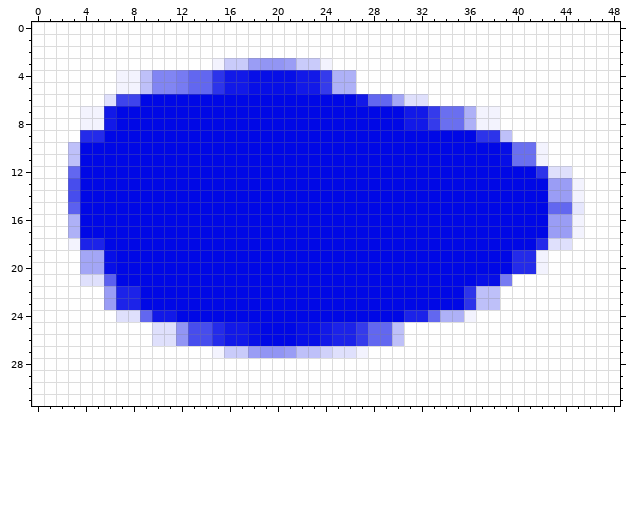
Pixel-art sprite: img/b1.png. This is how it looked before the edit.
The file is 49x32 pixels. Colours within 5 levels of each other are drawn and written as one.
The result:
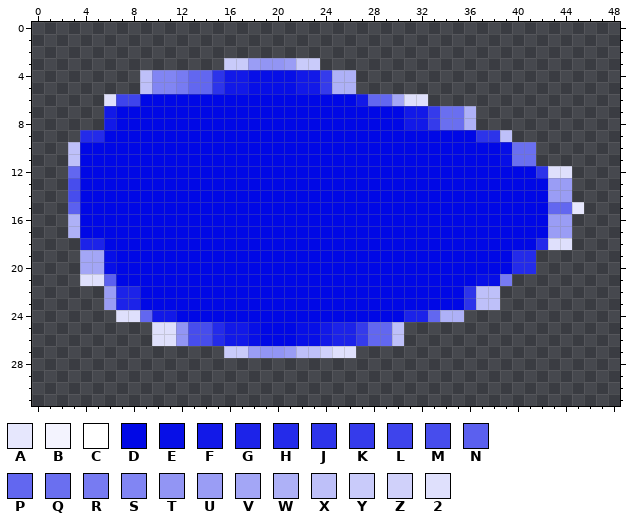
Palette (. is transparent): A #e6e7fd  B #f3f3fe  C #ffffff  D #0008e6  E #070fe7  F #1219e8  G #1c23e9  H #242bea  J #2d34ea  K #353beb  L #3e44ec  M #474ded  N #5b60ef  P #6267f0  Q #6a6ff0  R #777bf2  S #8185f3  T #9295f4  U #9a9df5  V #a3a6f6  W #aeb1f7  X #bec0f9  Y #c9cbfa  Z #d0d1fa  2 #dfe0fc
Edits made:
Colour B is removed in row 3 at x 15 and 24; in rows 4 to 5 at x 7 to 8; in rows 7 to 8 at x 4 to 5 and 37 to 38; in rows 10 to 11 at x 42; in rows 13 to 14 at x 45; in rows 16 to 17 at x 45.
Colour B is removed in row 18 at x 3; in rows 19 to 20 at x 42; in row 24 at x 36; in row 27 at x 15 and 27.
Colour C is removed in rows 0 to 2 at x 0 to 48; in row 3 at x 0 to 14 and 25 to 48; in rows 4 to 5 at x 0 to 6 and 27 to 48; in row 6 at x 0 to 5 and 33 to 48; in rows 7 to 8 at x 0 to 3 and 39 to 48; in row 9 at x 0 to 3 and 40 to 48.
Colour C is removed in rows 10 to 11 at x 0 to 2 and 43 to 48; in row 12 at x 0 to 2 and 45 to 48; in rows 13 to 17 at x 0 to 2 and 46 to 48; in row 18 at x 0 to 2 and 45 to 48; in rows 19 to 20 at x 0 to 3 and 43 to 48; in row 21 at x 0 to 3 and 40 to 48.
Colour C is removed in rows 22 to 23 at x 0 to 5 and 39 to 48; in row 24 at x 0 to 6 and 37 to 48; in rows 25 to 26 at x 0 to 9 and 31 to 48; in row 27 at x 0 to 14 and 28 to 48; in rows 28 to 31 at x 0 to 48.
Where, in picture pixels (left, top, right, bottom), the same in both pictures:
erased: (32, 22, 620, 406)
